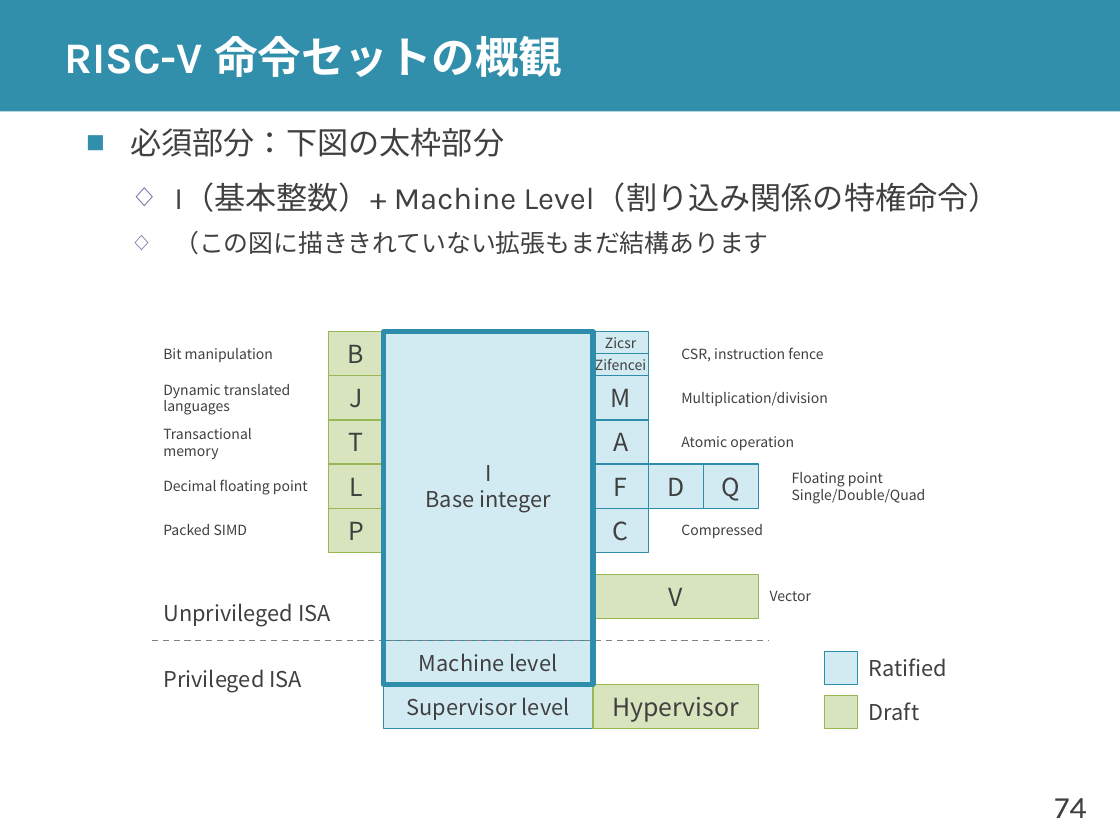
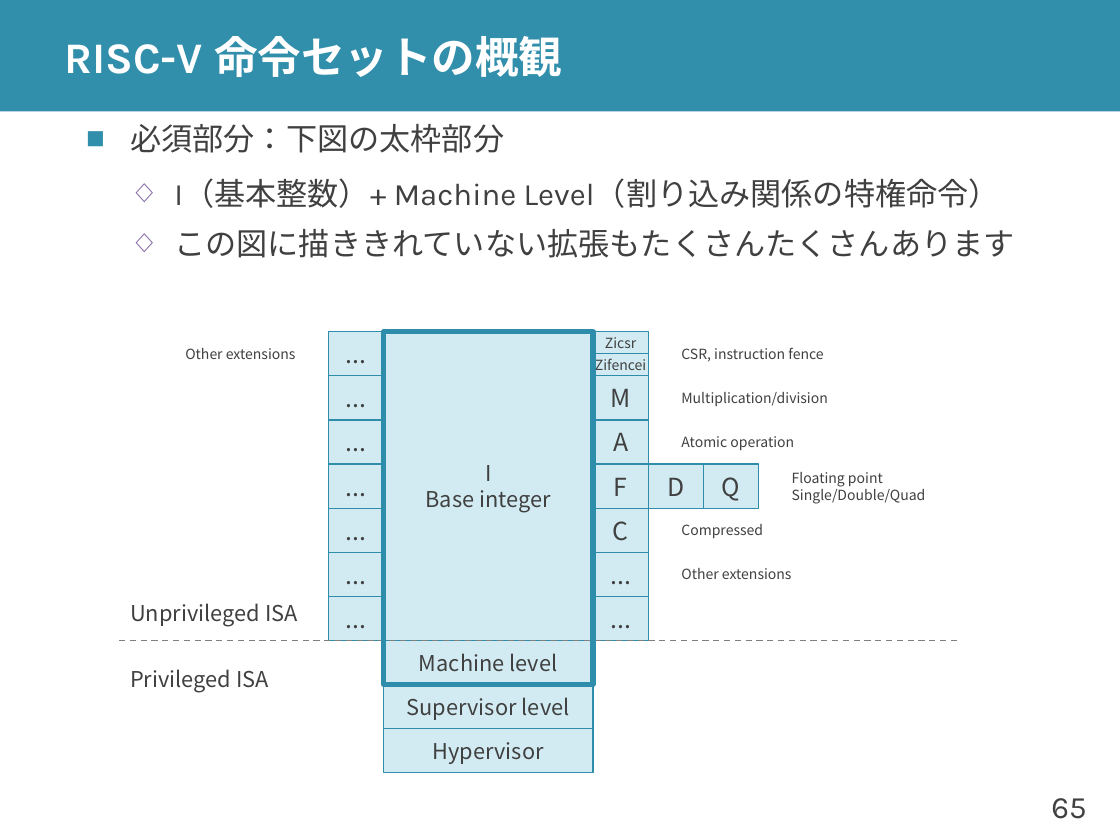
Before and after one commit to shioyadan/advanced-computer-organization, a slide deck: slide 65 of aco-shioya-01.pptx (slide 74 before the commit). Drawn at 1120x840 pixels with LibreOffice and Linux fonts; fonts in the diff are those of the drawing. Boxes give left, top, right and bottom in pixels: in the first picture for what was removed or moved away, otherwise in the second. Text is boxed around its words. In the diff, an @@ line names an element or a change of style, - is before the commit and + after.

```diff
--- a/aco-shioya-01.pptx
+++ b/aco-shioya-01.pptx
@@ text at (x1=174, y1=229, x2=1014, y2=258): text changed; size 16 to 20 pt @@
-  ◇ （この図に描ききれていない拡張もまだ結構あります
+  ◇ この図に描ききれていない拡張もたくさんたくさんあります
@@ text added at (x1=185, y1=348, x2=296, y2=359), 9 pt, text #404040 @@
+Other extensions
@@ text in rectangle at (x1=348, y1=345, x2=364, y2=363): text changed @@
-B
+...
@@ text in rectangle at (x1=349, y1=389, x2=362, y2=408): text changed @@
-J
+...
@@ text in rectangle at (x1=349, y1=433, x2=364, y2=451): text changed @@
-T
+...
@@ text in rectangle at (x1=349, y1=478, x2=363, y2=496): text changed @@
-L
+...
@@ fill #D7E4BD to #D2EBF2; outline #98B955 0.75 pt to #2E8DAB 0.75 pt in 5 elements at (x1=328, y1=464, x2=383, y2=507), (x1=328, y1=376, x2=383, y2=420), (x1=328, y1=332, x2=383, y2=375), (x1=328, y1=420, x2=383, y2=464), (x1=328, y1=508, x2=383, y2=552) @@
@@ group removed at (x1=163, y1=348, x2=948, y2=729): 8 texts, 3 rectangles @@
-Ratified
-Draft
-V
-Vector
-Decimal floating point
-Bit manipulation
-Dynamic translated
-languages
-Transactional
-memory
-Packed SIMD
@@ text in rectangle at (x1=348, y1=522, x2=364, y2=540): text changed @@
-P
+...
@@ rectangle added at (x1=328, y1=552, x2=383, y2=596), fill #D2EBF2, outline #2E8DAB 0.75 pt, 16 pt, text #404040 @@
+...
@@ rectangle added at (x1=594, y1=552, x2=648, y2=596), fill #D2EBF2, outline #2E8DAB 0.75 pt, 16 pt, text #404040 @@
+...
@@ text added at (x1=681, y1=568, x2=792, y2=579), 9 pt, text #404040 @@
+Other extensions
@@ text "Unprivileged ISA" moved from (x1=163, y1=603, x2=331, y2=627) to (x1=130, y1=603, x2=298, y2=627) @@
@@ rectangle added at (x1=328, y1=596, x2=383, y2=640), fill #D2EBF2, outline #2E8DAB 0.75 pt, 16 pt, text #404040 @@
+...
@@ rectangle added at (x1=594, y1=596, x2=648, y2=640), fill #D2EBF2, outline #2E8DAB 0.75 pt, 16 pt, text #404040 @@
+...
@@ line moved from (152, 641) - (769, 641) to (119, 641) - (956, 641) @@
@@ text "Privileged ISA" moved from (x1=163, y1=669, x2=302, y2=693) to (x1=130, y1=669, x2=269, y2=693) @@
@@ rectangle "Hypervisor" resized from (x1=594, y1=684, x2=759, y2=728) to (x1=384, y1=729, x2=594, y2=773) @@
@@ rectangle "Hypervisor" at (x1=384, y1=729, x2=594, y2=773): size 16 to 14 pt; fill #D7E4BD to #D2EBF2; outline #98B955 0.75 pt to #2E8DAB 0.75 pt @@
@@ page number at (x1=1051, y1=798, x2=1086, y2=819): text changed @@
-74
+65
```
Also in this commit, not shown: 7 other slides changed, 4 slides added, 10 slides removed.
